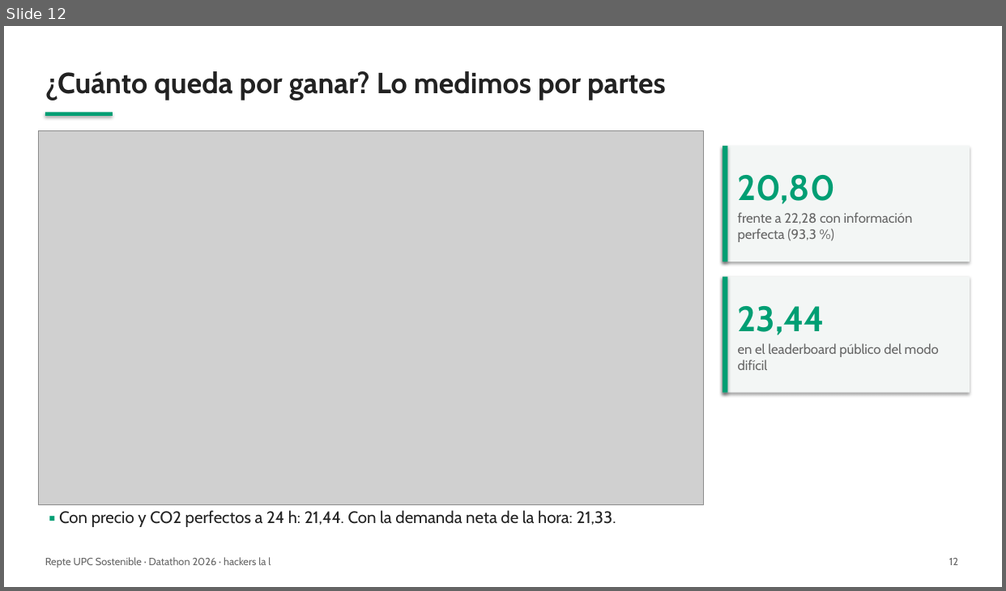
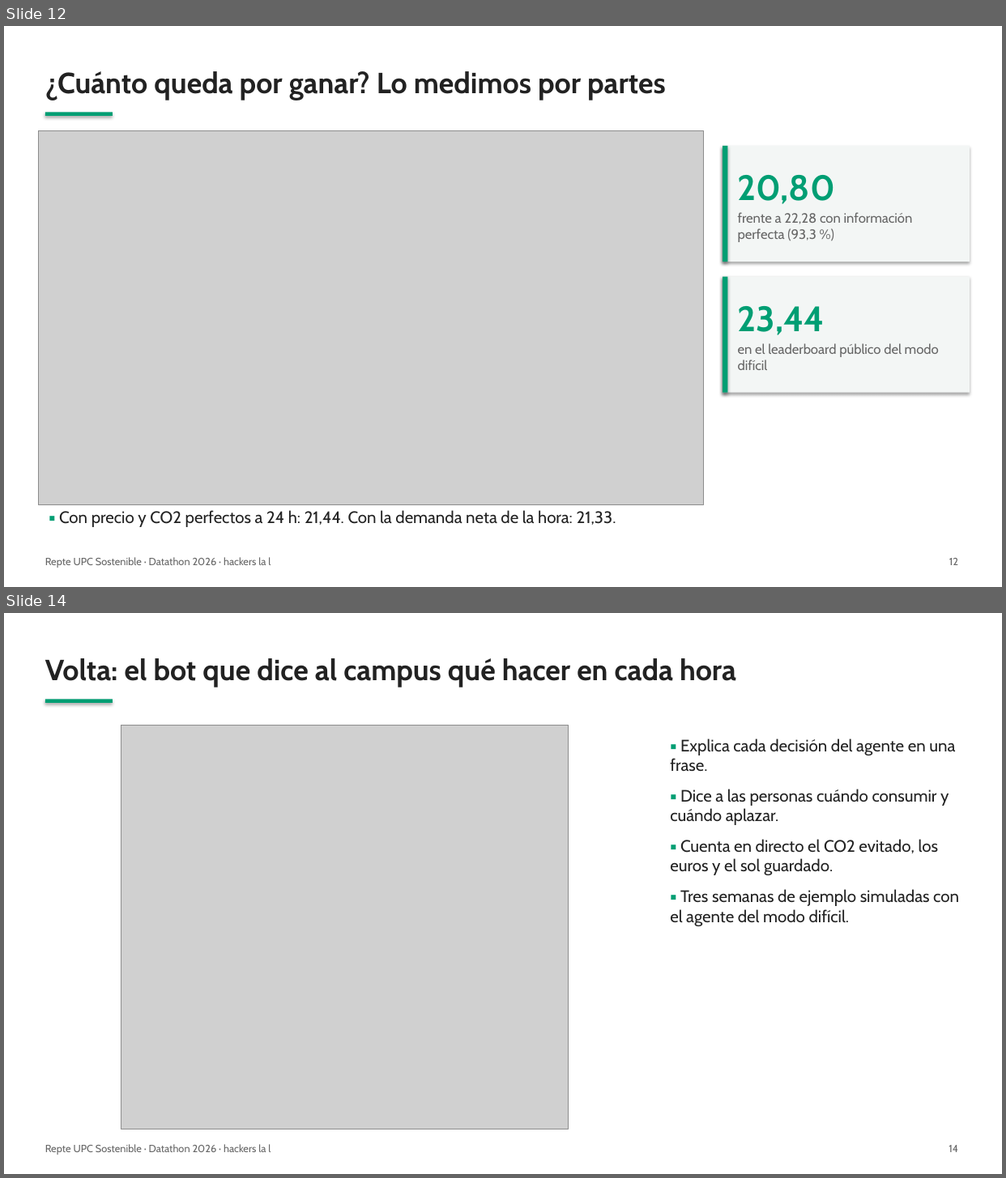
Before and after one commit to barnaredss/datathon2026, a slide deck: slides/presentacion.pptx. Shown one above the other, each under a label of ours: slide 12 before the commit, slides 12 and 14 after it; the slides between them are not shown. The pictures are 1006x591 and 1006x1178 pixels, drawn with LibreOffice and Linux fonts; fonts in the diff are those of the drawing; grey boxes stand for pictures. Boxes give left, top, right and bottom in pixels: in the first picture for what was removed or moved away, otherwise in the second. Text is boxed around its words. In the diff, an @@ line names an element or a change of style, - is before the commit and + after.

```diff
--- a/slides/presentacion.pptx
+++ b/slides/presentacion.pptx
@@ slide 14 added at box(4, 613, 1002, 1174), background #FFFFFF @@
@@ text added at box(45, 658, 736, 688), 28 pt, text #222222, bold @@
+Volta: el bot que dice al campus qué hacer en cada hora
@@ rectangle added at box(45, 699, 113, 703), fill #009E73 @@
@@ picture added at box(121, 726, 568, 1130) @@
@@ text added at box(670, 739, 959, 926), 16 pt, text #222222 @@
+▪ Explica cada decisión del agente en una frase.
+▪ Dice a las personas cuándo consumir y cuándo aplazar.
+▪ Cuenta en directo el CO2 evitado, los euros y el sol guardado.
+▪ Tres semanas de ejemplo simuladas con el agente del modo difícil.
@@ text added at box(45, 1144, 270, 1155), 10 pt, text #666666 @@
+Repte UPC Sostenible · Datathon 2026 · hackers la l
@@ text added at box(948, 1145, 958, 1152), 10 pt, text #666666 @@
+14
```
Also in this commit, not shown: 11 slides changed, 1 other slide added, 10 other files.
